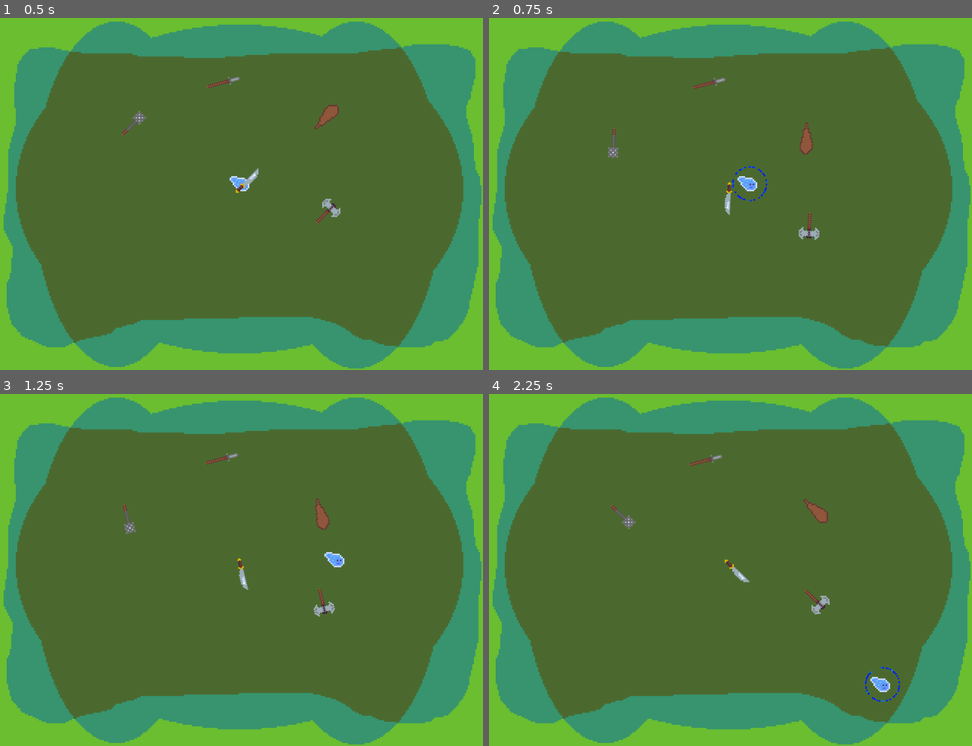
Above: before the commit, frames 1-4 (two rows, left to right).
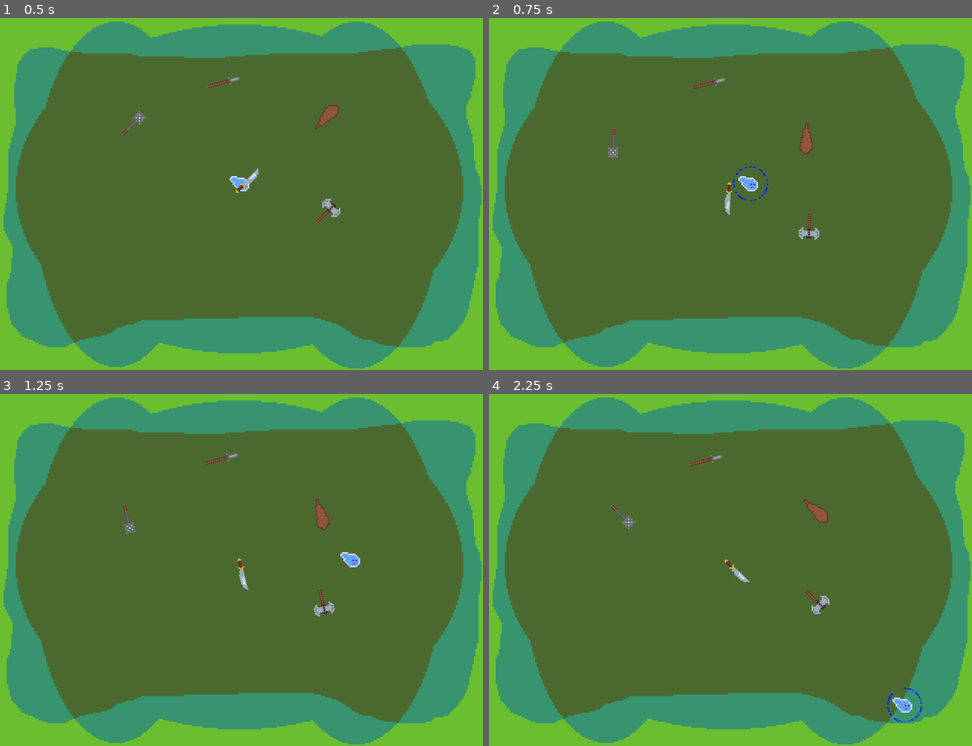
Above: after the commit, the same moments.

Repository: dallasschoff/psjam-16
Game: Godot game, scene res://Scenes/Game.tscn
The game is run twice, just before and just after one commit, with the same random seed, the same clock (stepped at 60 frames per second) and the same inputs.
Inputs:
- Up to frame 1 (0.5 s): no input
- Up to frame 2 (0.75 s): tap Enter at 0.5 s; hold D (right) from 0.53 s (still down); tap Space (space) at 0.6 s
- Up to frame 3 (1.25 s): keep holding D (right)
- Up to frame 4 (2.25 s): release D (right) at 1.28 s; hold S (down) 1.28-2.03 s; tap Space (space) at 1.35, 2.1 s; hold D (right) from 2.03 s (still down)

Frame 1 is identical in both runs. In frame 2, 0.1% of the frame differs, in the area x 50-58%, y 41-53%; in frame 3, 0.2%; in frame 4, 0.4%, in the area x 77-90%, y 77-94%.

Commit message:
Basic animation tree

Diff:
--- a/pirate-software-jam-16/Scenes/Player.tscn
+++ b/pirate-software-jam-16/Scenes/Player.tscn
@@ -23,6 +23,125 @@
 [sub_resource type="Gradient" id="Gradient_w7s6y"]
 offsets = PackedFloat32Array(0, 0.456667, 1)
 colors = PackedColorArray(0, 0.141186, 1, 1, 0.235588, 0.1163, 0.999955, 1, 1, 1, 1, 1)
+
+[sub_resource type="Animation" id="Animation_6hb6q"]
+length = 0.001
+tracks/0/type = "value"
+tracks/0/imported = false
+tracks/0/enabled = true
+tracks/0/path = NodePath("AnimatedSprite2D:flip_h")
+tracks/0/interp = 1
+tracks/0/loop_wrap = true
+tracks/0/keys = {
+"times": PackedFloat32Array(0),
+"transitions": PackedFloat32Array(1),
+"update": 1,
+"values": [false]
+}
+
+[sub_resource type="Animation" id="Animation_hdgtp"]
+resource_name = "idle_left"
+tracks/0/type = "value"
+tracks/0/imported = false
+tracks/0/enabled = true
+tracks/0/path = NodePath("AnimatedSprite2D:flip_h")
+tracks/0/interp = 1
+tracks/0/loop_wrap = true
+tracks/0/keys = {
+"times": PackedFloat32Array(0),
+"transitions": PackedFloat32Array(1),
+"update": 1,
+"values": [false]
+}
+
+[sub_resource type="Animation" id="Animation_ehoyc"]
+resource_name = "idle_right"
+loop_mode = 1
+tracks/0/type = "value"
+tracks/0/imported = false
+tracks/0/enabled = true
+tracks/0/path = NodePath("AnimatedSprite2D:flip_h")
+tracks/0/interp = 1
+tracks/0/loop_wrap = true
+tracks/0/keys = {
+"times": PackedFloat32Array(0),
+"transitions": PackedFloat32Array(1),
+"update": 1,
+"values": [true]
+}
+
+[sub_resource type="AnimationLibrary" id="AnimationLibrary_jddah"]
+_data = {
+"RESET": SubResource("Animation_6hb6q"),
+"idle_left": SubResource("Animation_hdgtp"),
+"idle_right": SubResource("Animation_ehoyc")
+}
+
+[sub_resource type="AnimationNodeAnimation" id="AnimationNodeAnimation_p7x7y"]
+animation = &"idle"
+
+[sub_resource type="AnimationNodeAnimation" id="AnimationNodeAnimation_rcrdu"]
+animation = &"idle"
+
+[sub_resource type="AnimationNodeAnimation" id="AnimationNodeAnimation_gofn3"]
+animation = &"idle"
+
+[sub_resource type="AnimationNodeAnimation" id="AnimationNodeAnimation_ibvls"]
+animation = &"idle"
+
+[sub_resource type="AnimationNodeAnimation" id="AnimationNodeAnimation_i5l8a"]
+animation = &"idle"
+
+[sub_resource type="AnimationNodeAnimation" id="AnimationNodeAnimation_sf4ir"]
+animation = &"idle"
+
+[sub_resource type="AnimationNodeAnimation" id="AnimationNodeAnimation_1puc3"]
+animation = &"idle"
+
+[sub_resource type="AnimationNodeAnimation" id="AnimationNodeAnimation_eb7r8"]
+animation = &"idle"
+
+[sub_resource type="AnimationNodeBlendSpace2D" id="AnimationNodeBlendSpace2D_3aopb"]
+blend_point_0/node = SubResource("AnimationNodeAnimation_p7x7y")
+blend_point_0/pos = Vector2(-1, 1)
+blend_point_1/node = SubResource("AnimationNodeAnimation_rcrdu")
+blend_point_1/pos = Vector2(-1, -1)
+blend_point_2/node = SubResource("AnimationNodeAnimation_gofn3")
+blend_point_2/pos = Vector2(0, 1)
+blend_point_3/node = SubResource("AnimationNodeAnimation_ibvls")
+blend_point_3/pos = Vector2(0, -1)
+blend_point_4/node = SubResource("AnimationNodeAnimation_i5l8a")
+blend_point_4/pos = Vector2(1, 0)
+blend_point_5/node = SubResource("AnimationNodeAnimation_sf4ir")
+blend_point_5/pos = Vector2(1, 1)
+blend_point_6/node = SubResource("AnimationNodeAnimation_1puc3")
+blend_point_6/pos = Vector2(1, -1)
+blend_point_7/node = SubResource("AnimationNodeAnimation_eb7r8")
+blend_point_7/pos = Vector2(-1, 0)
+max_space = Vector2(1, 1.1)
+blend_mode = 1
+
+[sub_resource type="AnimationNodeBlendSpace2D" id="AnimationNodeBlendSpace2D_1tuak"]
+
+[sub_resource type="AnimationNodeStateMachineTransition" id="AnimationNodeStateMachineTransition_kxi47"]
+advance_mode = 2
+
+[sub_resource type="AnimationNodeStateMachineTransition" id="AnimationNodeStateMachineTransition_8xvxy"]
+advance_mode = 2
+advance_condition = &"is_walking"
+
+[sub_resource type="AnimationNodeStateMachineTransition" id="AnimationNodeStateMachineTransition_0fb32"]
+advance_mode = 2
+advance_condition = &"idle"
+
+[sub_resource type="AnimationNodeStateMachine" id="AnimationNodeStateMachine_h4ngm"]
+states/Start/position = Vector2(331, 100)
+states/idle/node = SubResource("AnimationNodeBlendSpace2D_3aopb")
+states/idle/position = Vector2(501, 100)
+states/walk/node = SubResource("AnimationNodeBlendSpace2D_1tuak")
+states/walk/position = Vector2(665, 100)
+transitions = ["Start", "idle", SubResource("AnimationNodeStateMachineTransition_kxi47"), "idle", "walk", SubResource("AnimationNodeStateMachineTransition_8xvxy"), "walk", "idle", SubResource("AnimationNodeStateMachineTransition_0fb32")]
+graph_offset = Vector2(220.85, 0)
 
 [node name="Player" type="CharacterBody2D"]
 script = ExtResource("1_q5a3x")
@@ -50,4 +169,17 @@
 color = Color(0, 1, 1, 1)
 color_ramp = SubResource("Gradient_w7s6y")
 
+[node name="AnimationPlayer" type="AnimationPlayer" parent="."]
+libraries = {
+"": SubResource("AnimationLibrary_jddah")
+}
+
+[node name="AnimationTree" type="AnimationTree" parent="."]
+tree_root = SubResource("AnimationNodeStateMachine_h4ngm")
+anim_player = NodePath("../AnimationPlayer")
+parameters/conditions/idle = false
+parameters/conditions/is_walking = false
+parameters/idle/blend_position = Vector2(0, 0)
+parameters/walk/blend_position = Vector2(0, 0)
+
 [connection signal="finished" from="CPUParticles2D" to="." method="_on_cpu_particles_2d_finished"]
--- a/pirate-software-jam-16/Scripts/player.gd
+++ b/pirate-software-jam-16/Scripts/player.gd
@@ -1,11 +1,18 @@
 extends CharacterBody2D
 
-
-const maxSpeed = 100.0
+var direction
+const maxSpeed = 120.0
 const acceleration = 10.0
 const deceleration = 4.0
 var looking_left = false
 @onready var particles = $CPUParticles2D
+@onready var animation_tree: AnimationTree = $AnimationTree
+@onready var animation_player: AnimationPlayer = $AnimationPlayer
+
+
+func _ready():
+	animation_tree.active = true
+
 
 func _physics_process(delta: float) -> void:
 	# Get the input direction and handle the movement/deceleration.
@@ -23,21 +30,34 @@
 	else:
 		velocity.y = move_toward(velocity.y, 0, deceleration)
 
+	# Capping speed in case of diagonal movement
+	velocity = velocity.limit_length(maxSpeed)
+
+	# Defining overall movement direction for animations
+	var direction = velocity.normalized()
+
 	# Player orientation (left v. right facing)
-	#if direction_lr < 0 and looking_left == false:
-		#scale.x = -1
-		#looking_left = true
-	#if direction_lr > 0 and looking_left == true:
-		#scale.x = -1
-		#looking_left = false
-	if looking_left:
-		if velocity.x < 0:
-			scale.x = -1
-	#else:
-		#scale.x = -1
+	if direction_lr < 0 and looking_left == false:
+		scale.x = -1
+		looking_left = true
+	if direction_lr > 0 and looking_left == true:
+		scale.x = -1
+		looking_left = false
 
 	move_and_slide()
+
 
 func _process(delta):
 	if Input.is_action_just_pressed("space"):
 		particles.emitting = true
+
+	update_animation_parameters()
+
+
+func update_animation_parameters():
+	animation_tree["parameters/conditions/idle"] = true if velocity == Vector2.ZERO else false
+	animation_tree["parameters/conditions/is_walking"] = true if velocity != Vector2.ZERO else false
+
+	if (direction != Vector2.ZERO):
+		animation_tree["parameters/idle/blend_position"] = direction
+		animation_tree["parameters/walk/blend_position"] = direction
Not shown: 1 places in pirate-software-jam-16/Scenes/Player.tscn that only renumber resources
